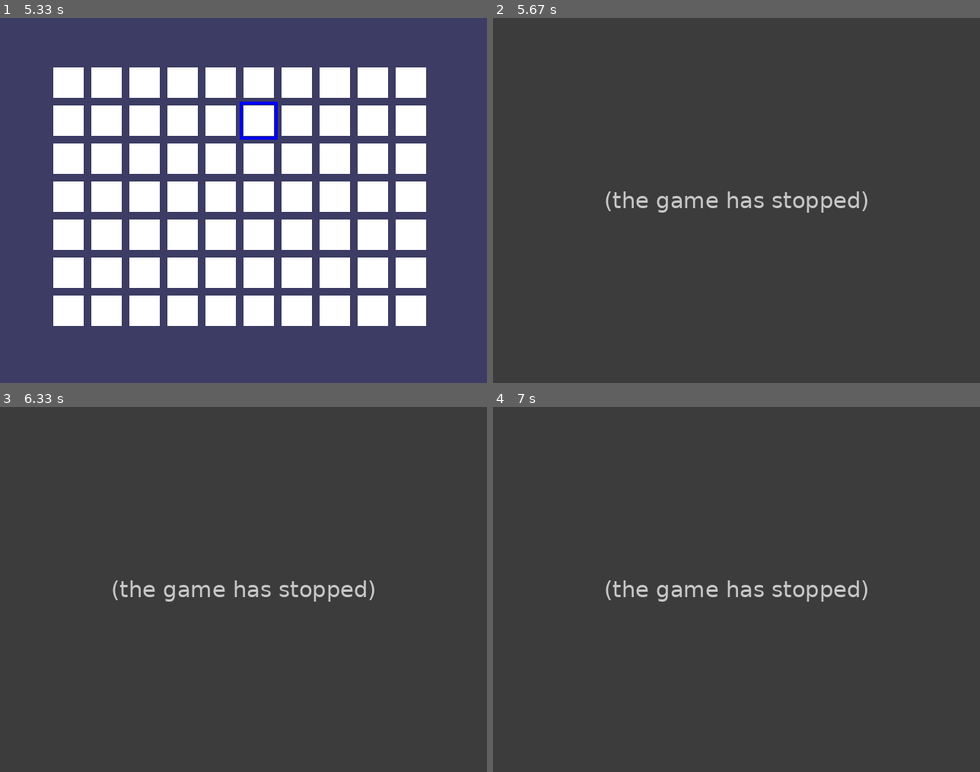
Above: before the commit, frames 1-4 (two rows, left to right).
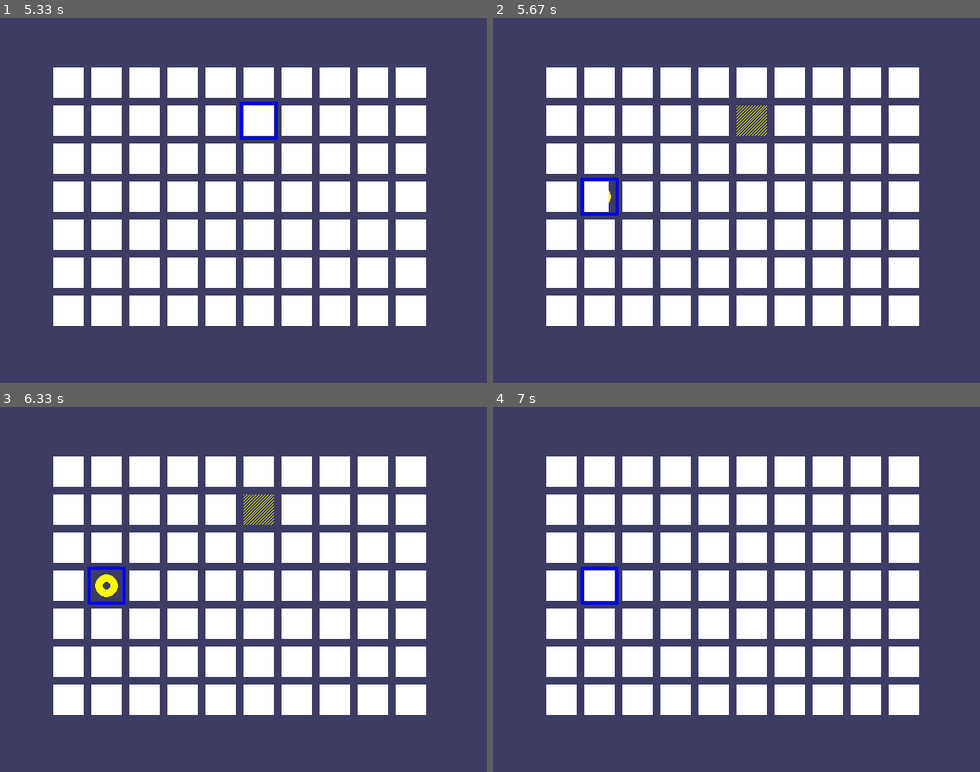
Above: after the commit, the same moments.

Repository: caseyjkey/pygames
Game: pygame game, started from memory_puzzle.py
The game is run twice, just before and just after one commit, with the same random seed, the same clock (stepped at 60 frames per second) and the same inputs.
Inputs (mouse positions are in pixels of both pictures, inside the frame that each line leads up to):
- Up to frame 1 (5.33 s): press the mouse at (68, 310) at 5.1 s; move the mouse to (155, 222) at 5.2 s; move the mouse to (248, 131) at 5.3 s
- Up to frame 2 (5.67 s): release the mouse at (741, 131) at 5.33 s; click (600, 193) at 5.45 s
- Up to frame 3 (6.33 s): no input
- Up to frame 4 (7 s): move the mouse to (668, 458) at 6.63 s; click (668, 458) at 6.68 s; move the mouse to (566, 709) at 6.97 s

Frame 1 is identical in both runs. In frame 2, 100% of the frame differs, in the area x 0-100%, y 0-100%; in frame 3, 100%; in frame 4, 100%.
Error before the commit: TypeError: 'int' object is not subscriptable (memory_puzzle.py line 206); the game stopped at 5.33 s (later frames are placeholders)

Commit message:
Game working. Possible changes, show boxes for longer at start.

Diff:
--- a/memory_puzzle.py
+++ b/memory_puzzle.py
@@ -85,7 +85,7 @@
             if not revealedBoxes[boxx][boxy]:
                 drawHighlightBox(boxx, boxy)
             if not revealedBoxes[boxx][boxy] and mouseClicked:
-                revealBoxesAnimation(mainBoard, (boxx, boxy))
+                revealBoxesAnimation(mainBoard, [(boxx, boxy)])
                 revealedBoxes[boxx][boxy] = True
 
                 if firstSelection == None: # This box was the first box clicked
@@ -202,12 +202,12 @@
 def drawBoxCovers(board, boxes, coverage):
     # Draws boxes being covered/revealed. "boxes" is a list
     # of two item tuples, which have the x & y spot of the box
-    for box in boxes: # get a single x, y tuple pair from boxes
-        left, top = leftTopCoordsOfBox(box[0], box[1]) # here we find top-left corner of box pixel coordinates
+    for box in boxes:  # get a single x, y tuple pair from boxes
+        left, top = leftTopCoordsOfBox(box[0], box[1])  # here we find top-left corner of box pixel coordinates
         pygame.draw.rect(DISPLAYSURF, BGCOLOR, (left, top, BOXSIZE, BOXSIZE))
         shape, color = getShapeAndColor(board, box[0], box[1])
         drawIcon(shape, color, box[0], box[1])
-        if coverage > 0: # only draw covers if there is coverage
+        if coverage > 0:  # only draw covers if there is coverage
             pygame.draw.rect(DISPLAYSURF, BOXCOLOR, (left, top, coverage, BOXSIZE))
     pygame.display.update()
     FPSCLOCK.tick(FPS)
